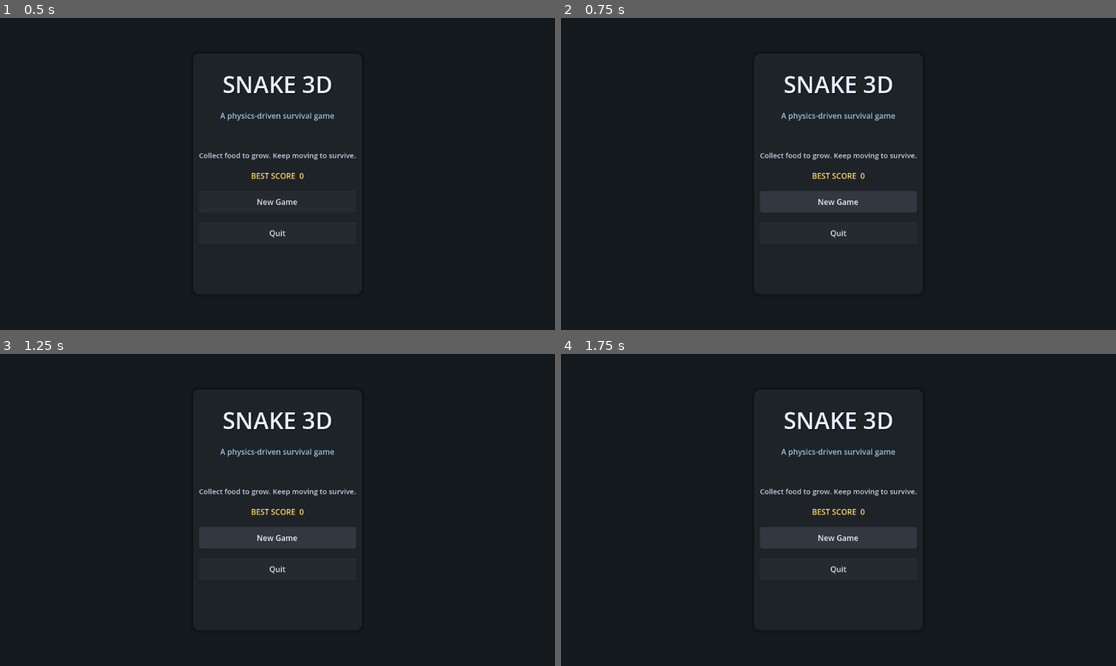
Above: before the commit, frames 1-4 (two rows, left to right).
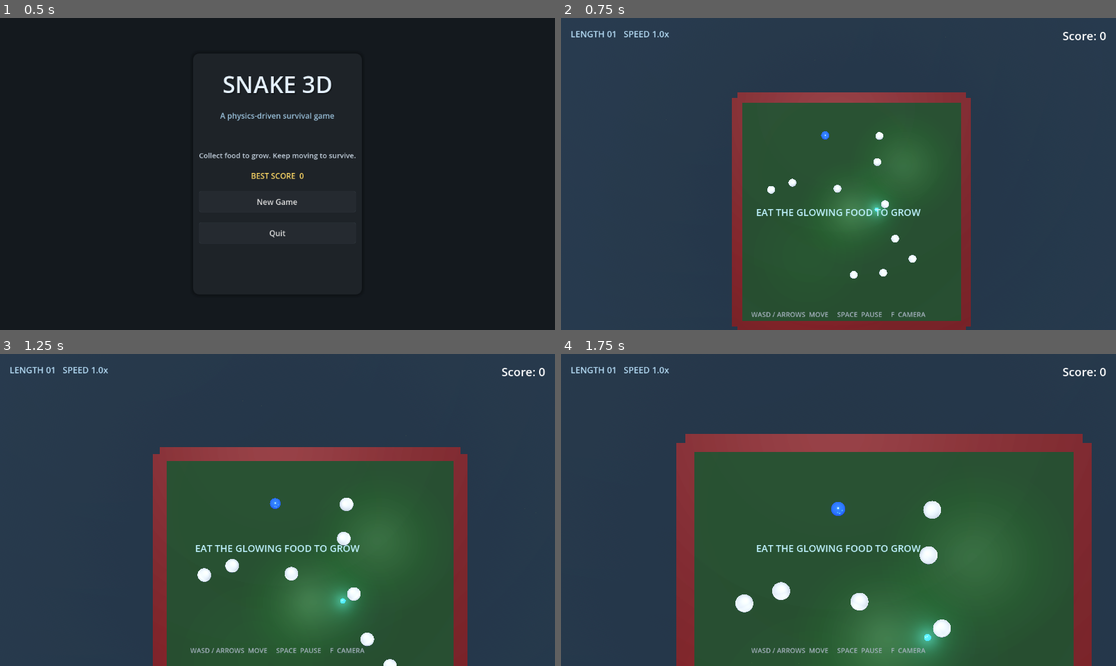
Above: after the commit, the same moments.

Repository: bluehexagons/snakeproject
Game: Godot game, scene res://scenes/main_menu.tscn
Two runs of this game, one before a commit and one after it. Both use one fixed random seed, a clock stepped at 60 frames per second and the inputs below.
Inputs (mouse positions are in pixels of both pictures, inside the frame that each line leads up to):
- Up to frame 1 (0.5 s): no input
- Up to frame 2 (0.75 s): click "New Game" at 0.5 s
- Up to frame 3 (1.25 s): no input
- Up to frame 4 (1.75 s): click (838, 538) at 1.25 s, where only the run before the commit has a clickable "New Game"

Frame 1 is identical in both runs. In frame 2, 100% of the frame differs, in the area x 0-100%, y 0-100%; in frame 3, 100%; in frame 4, 100%.

Commit message:
Fix Web save deletion detection

Diff:
--- a/scripts/game_state.gd
+++ b/scripts/game_state.gd
@@ -117,14 +117,22 @@
 	return valid
 
 func delete_save_game() -> bool:
+	# Probe with a direct open instead of FileAccess.file_exists(), whose
+	# result can lag behind the Web virtual filesystem state.
+	var file = FileAccess.open(SAVE_FILE, FileAccess.READ)
+	if not file:
+		if FileAccess.get_open_error() == ERR_FILE_NOT_FOUND:
+			return true
+		push_error("Failed to inspect save file: ", FileAccess.get_open_error())
+		return false
+	file.close()
+
 	var dir = DirAccess.open("user://")
 	if not dir:
 		push_error("Failed to open user directory: ", DirAccess.get_open_error())
 		return false
 
 	var result = dir.remove(SAVE_FILE.get_file())
-	if result == ERR_FILE_NOT_FOUND:
-		return true
 	if result != OK:
 		push_error("Failed to delete save file: ", result)
 		return false
